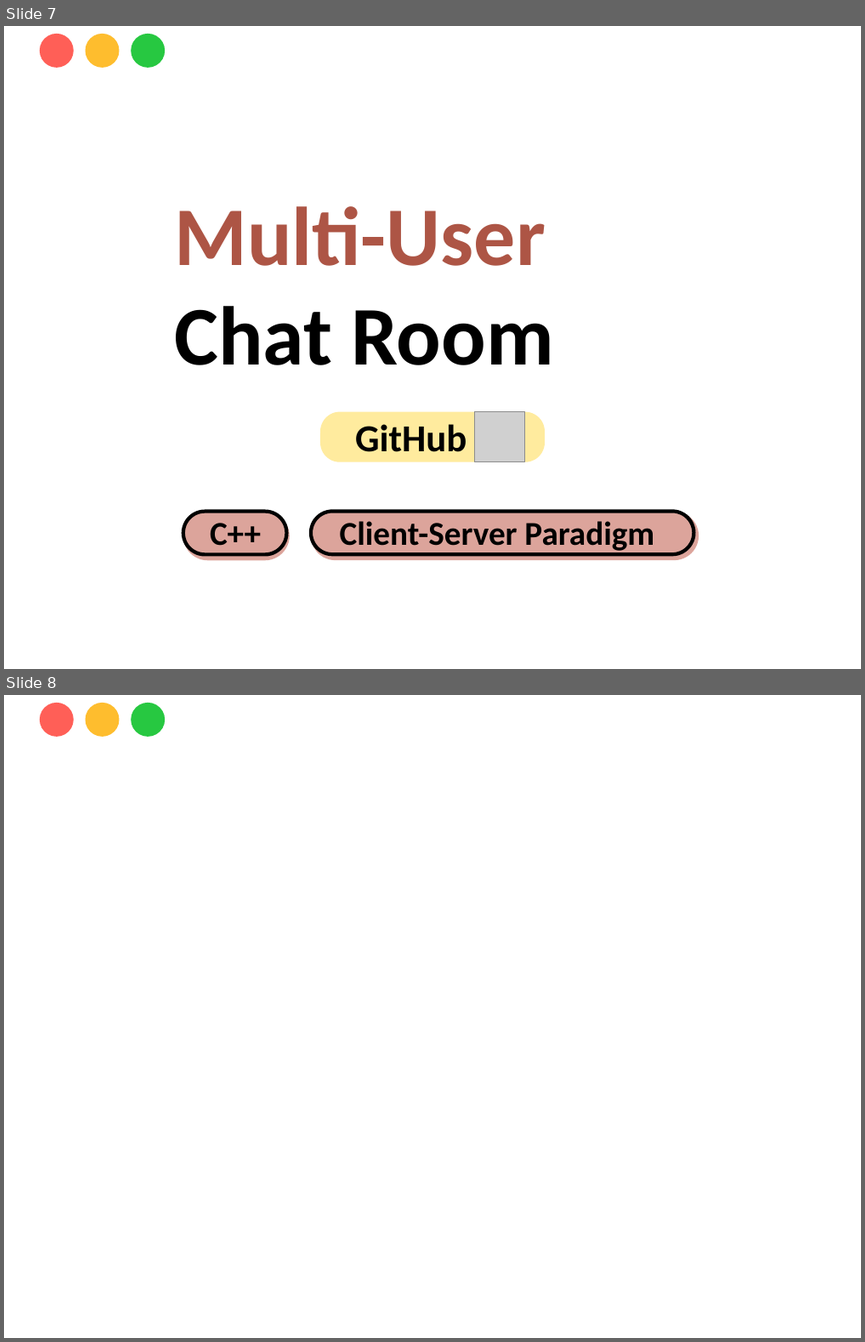
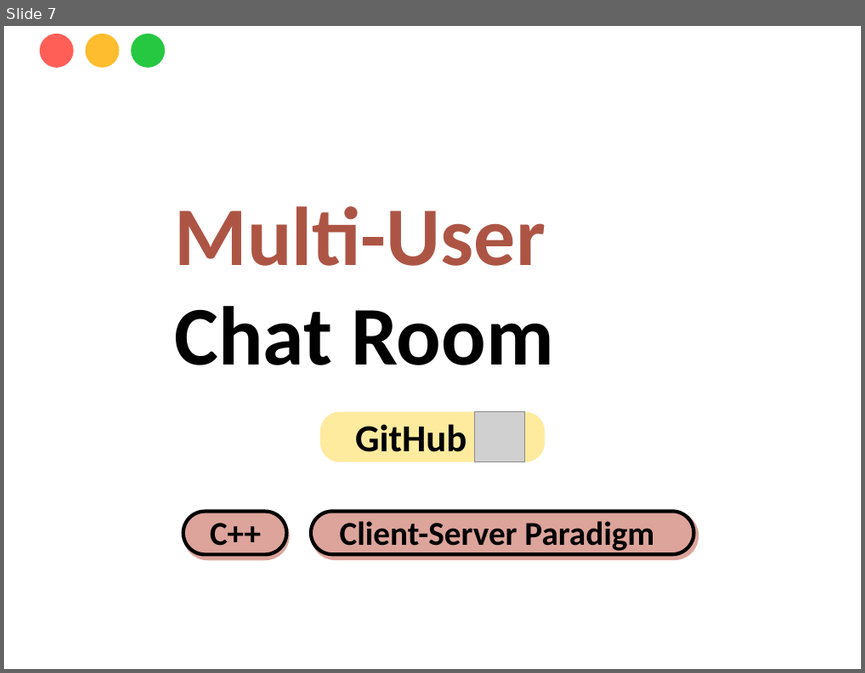
Before and after one commit to yinhsuan/portfolio, a slide deck: project image.pptx. Shown one above the other, each under a label of ours: slides 7 and 8 before the commit, slide 7 after it. The pictures are 865x1342 and 865x673 pixels, drawn with LibreOffice and Linux fonts; fonts in the diff are those of the drawing; grey boxes stand for pictures; background and template pictures are left out. Boxes give left, top, right and bottom in pixels: in the first picture for what was removed or moved away, otherwise in the second. Text is boxed around its words. In the diff, an @@ line names an element or a change of style, - is before the commit and + after.

```diff
--- a/project image.pptx
+++ b/project image.pptx
@@ slide 8 removed at [4,695,861,1338], background picture (left out) @@
@@ ellipse removed at [39,703,74,737] @@
@@ ellipse removed at [86,703,120,737] @@
@@ ellipse removed at [131,703,166,737] @@
```
Also in this commit, not shown: 2 slides added, 6 other files.
